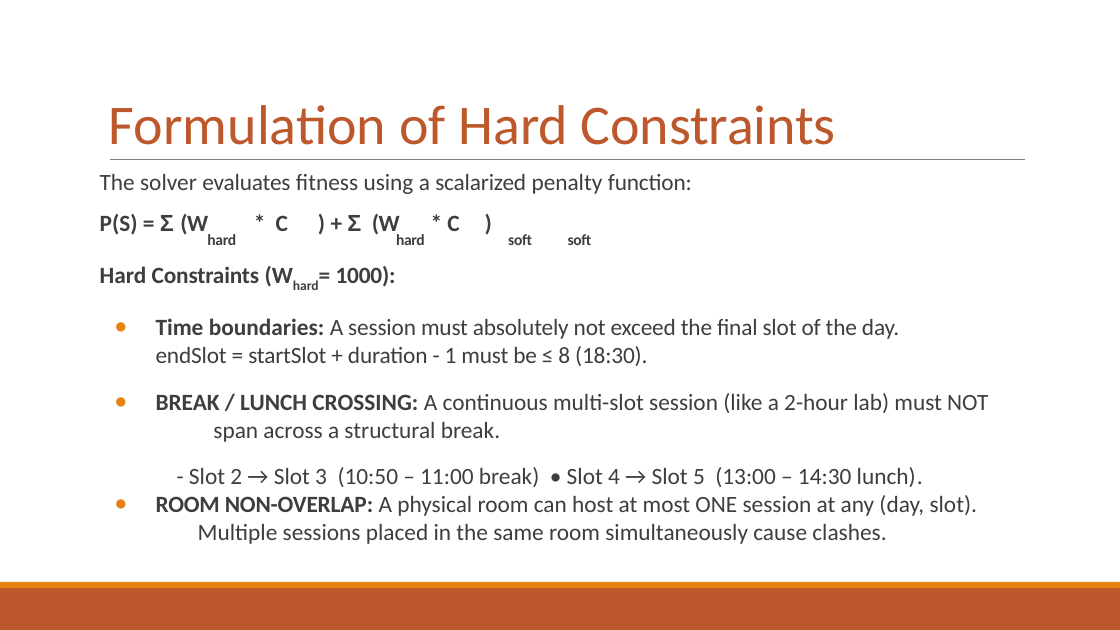
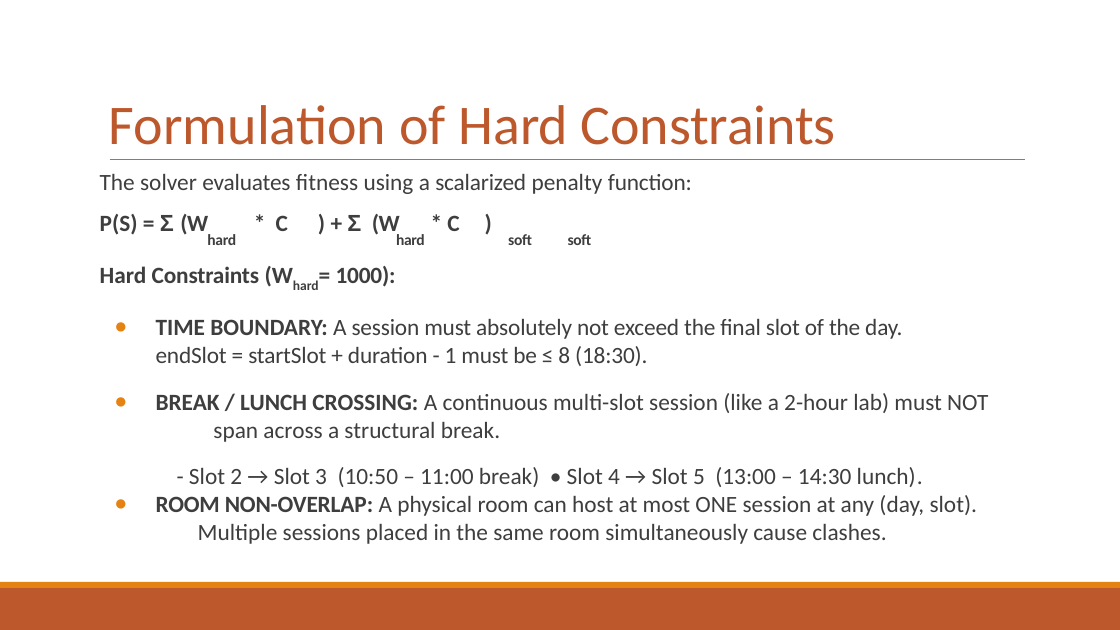
Before and after one commit to toad-of-code/timetable-editor-and-generator, a slide deck: slide 4 of TTGen (1).pptx (slide 3 before the commit). Drawn at 1120x630 pixels with LibreOffice and Linux fonts; fonts in the diff are those of the drawing. Boxes give left, top, right and bottom in pixels: in the first picture for what was removed or moved away, otherwise in the second. Text is boxed around its words. In the diff, an @@ line names an element or a change of style, - is before the commit and + after.

```diff
--- a/TTGen (1).pptx
+++ b/TTGen (1).pptx
@@ text at (156, 319, 902, 366): text changed @@
-● Time boundaries: A session must absolutely not exceed the final slot of the day. endSlot = startSlot + duration - 1 must be ≤ 8 (18:30).
+● TIME BOUNDARY: A session must absolutely not exceed the final slot of the day. endSlot = startSlot + duration - 1 must be ≤ 8 (18:30).
```
Also in this commit, not shown: 6 other slides changed, 16 slides added, 3 slides removed, 16 other files.
